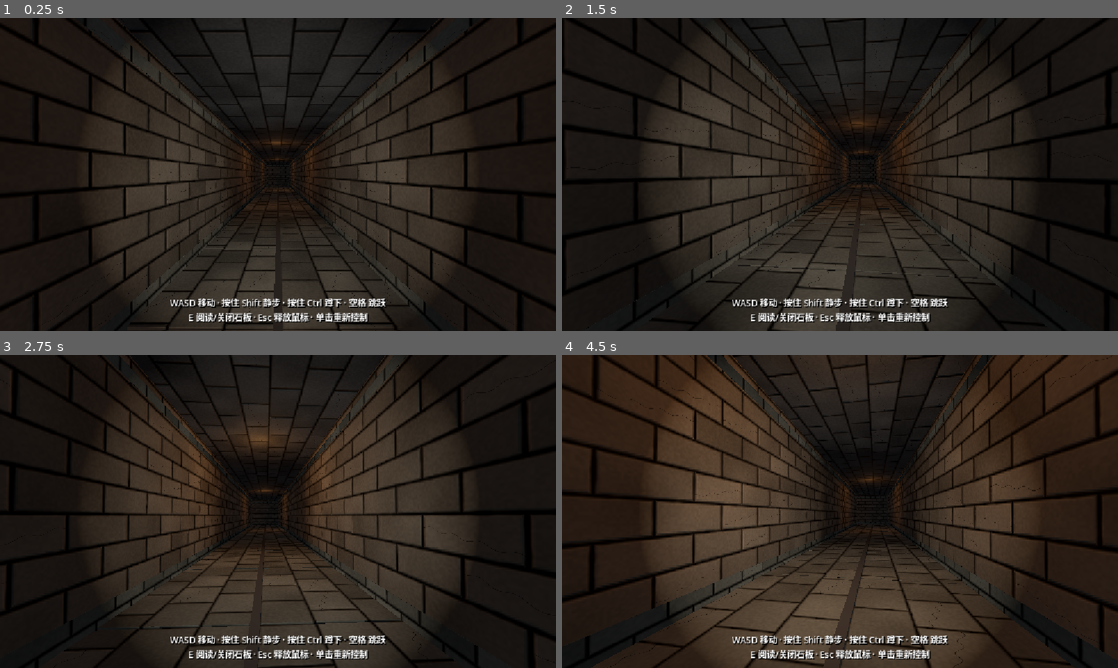
Above: before the commit, frames 1-4 (two rows, left to right).
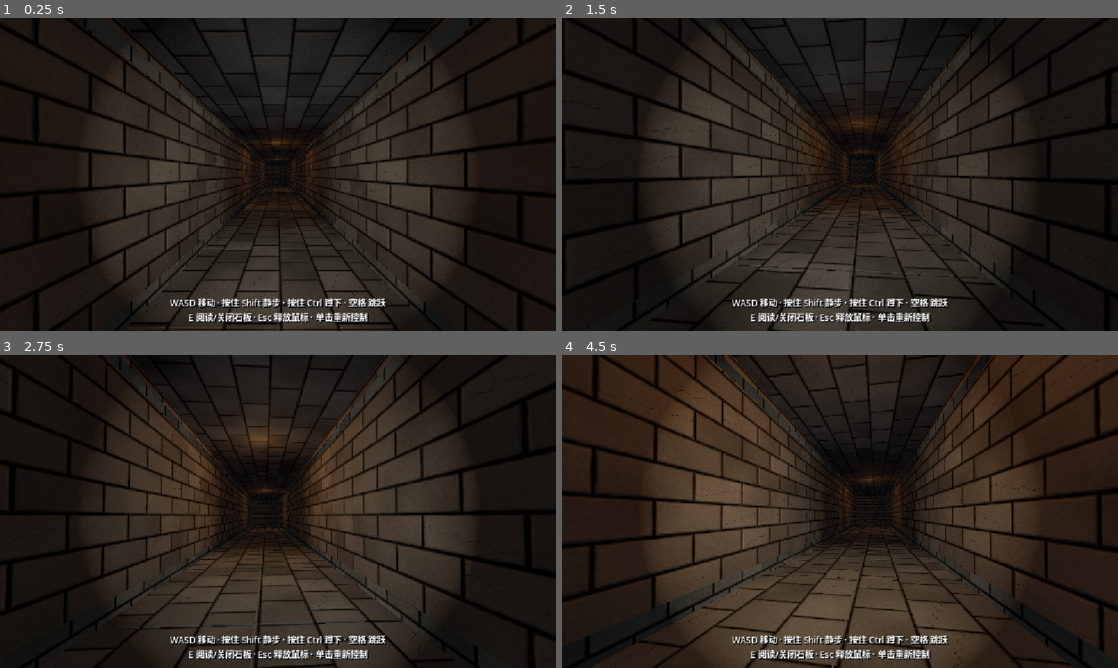
Above: after the commit, the same moments.

Repository: Baron0224/Three-Feet-Under
Game: Godot game, scene res://tomb_corridor.tscn
Two runs of this game, one before a commit and one after it. Both use one fixed random seed, a clock stepped at 60 frames per second and the inputs below. This scene is started directly instead of the project's main scene.
Inputs (mouse positions are in pixels of both pictures, inside the frame that each line leads up to):
- Up to frame 1 (0.25 s): no input
- Up to frame 2 (1.5 s): tap Enter at 0.5 s; move the mouse to (867, 174) at 0.52 s; press the mouse at (867, 174) at 0.53 s; hold W (move_forward) from 0.53 s (still down); tap Space (jump) at 0.77 s; move the mouse to (812, 174) at 1.27 s; release the mouse at (812, 174) at 1.28 s; tap Ctrl (crouch) at 1.35 s
- Up to frame 3 (2.75 s): keep holding W (move_forward); tap Space (jump) at 1.52 s; move the mouse to (289, 505) at 2.02 s; hold E (interact) from 2.03 s (still down)
- Up to frame 4 (4.5 s): keep holding W (move_forward); move the mouse to (834, 517) at 2.77 s; release E (interact) at 2.78 s; tap Shift (sneak) at 2.85 s; click (834, 517) at 2.92 s; tap Space (jump) at 3.02, 3.77 s; move the mouse to (878, 514) at 3.52 s; press the mouse at (878, 514) at 3.53 s; move the mouse to (795, 508) at 4.27 s; release the mouse at (795, 508) at 4.28 s; tap Ctrl (crouch) at 4.35 s

The runs differ from the first frame. In frame 1, 0.1% of the frame differs, in the area x 49-51%, y 54-100%; in frame 2, 0.2%; in frame 3, 0.2%; in frame 4, 0.4%, in the area x 47-55%, y 64-100%.

Commit message:
弱化地刺翻板中间缝线，接近地板色

Diff:
--- a/three-feet-under/spike_cascade_trap.gd
+++ b/three-feet-under/spike_cascade_trap.gd
@@ -127,9 +127,9 @@
 		sm.roughness = 0.95
 		_panel_mat = sm
 
-	# Subtle mortar-like seam only (no emissive debug glow).
+	# Nearly floor-colored hairline so panels still read as split without drawing the eye.
 	var seam := StandardMaterial3D.new()
-	seam.albedo_color = Color(0.22, 0.20, 0.18)
+	seam.albedo_color = Color(0.34, 0.32, 0.28)
 	seam.roughness = 0.95
 	_seam_mat = seam
 
@@ -202,10 +202,10 @@
 	var seam := MeshInstance3D.new()
 	seam.name = "CenterSeam"
 	var seam_mesh := BoxMesh.new()
-	seam_mesh.size = Vector3(corridor_length * 0.98, 0.06, 0.14)
+	seam_mesh.size = Vector3(corridor_length * 0.98, 0.01, 0.02)
 	seam.mesh = seam_mesh
 	seam.material_override = _seam_mat
-	seam.position = Vector3(0.0, panel_y + floor_thickness * 0.5 + 0.04, 0.0)
+	seam.position = Vector3(0.0, panel_y + floor_thickness * 0.5 + 0.006, 0.0)
 	add_child(seam)
 
 	if show_debug_label:
